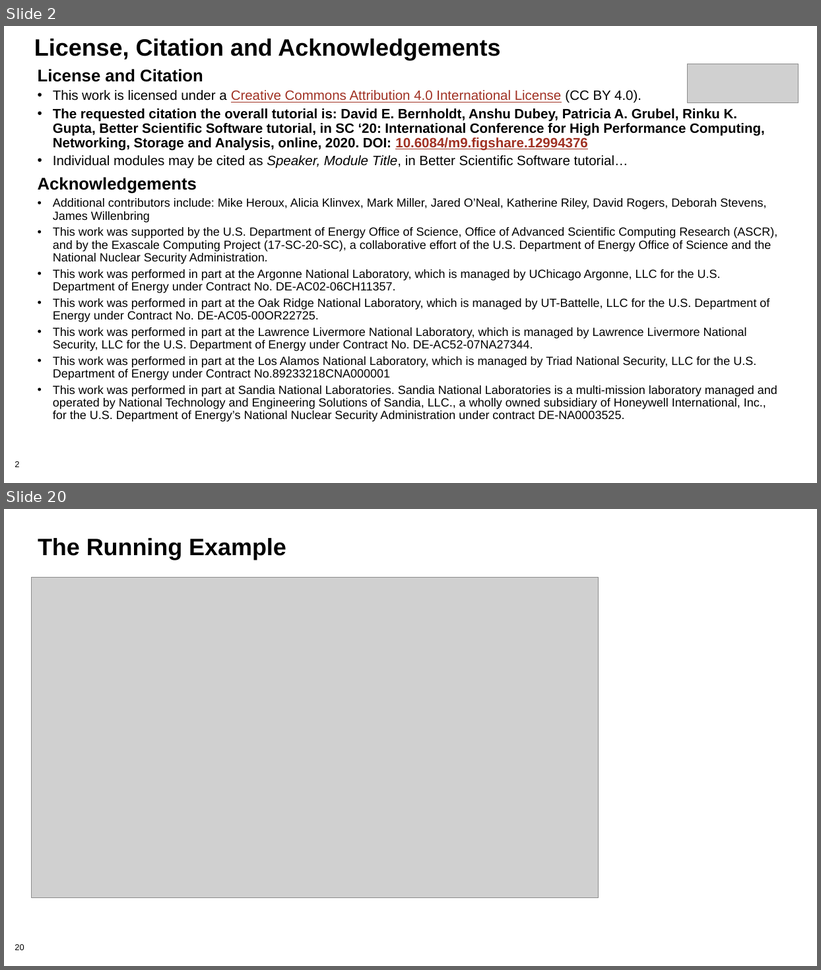
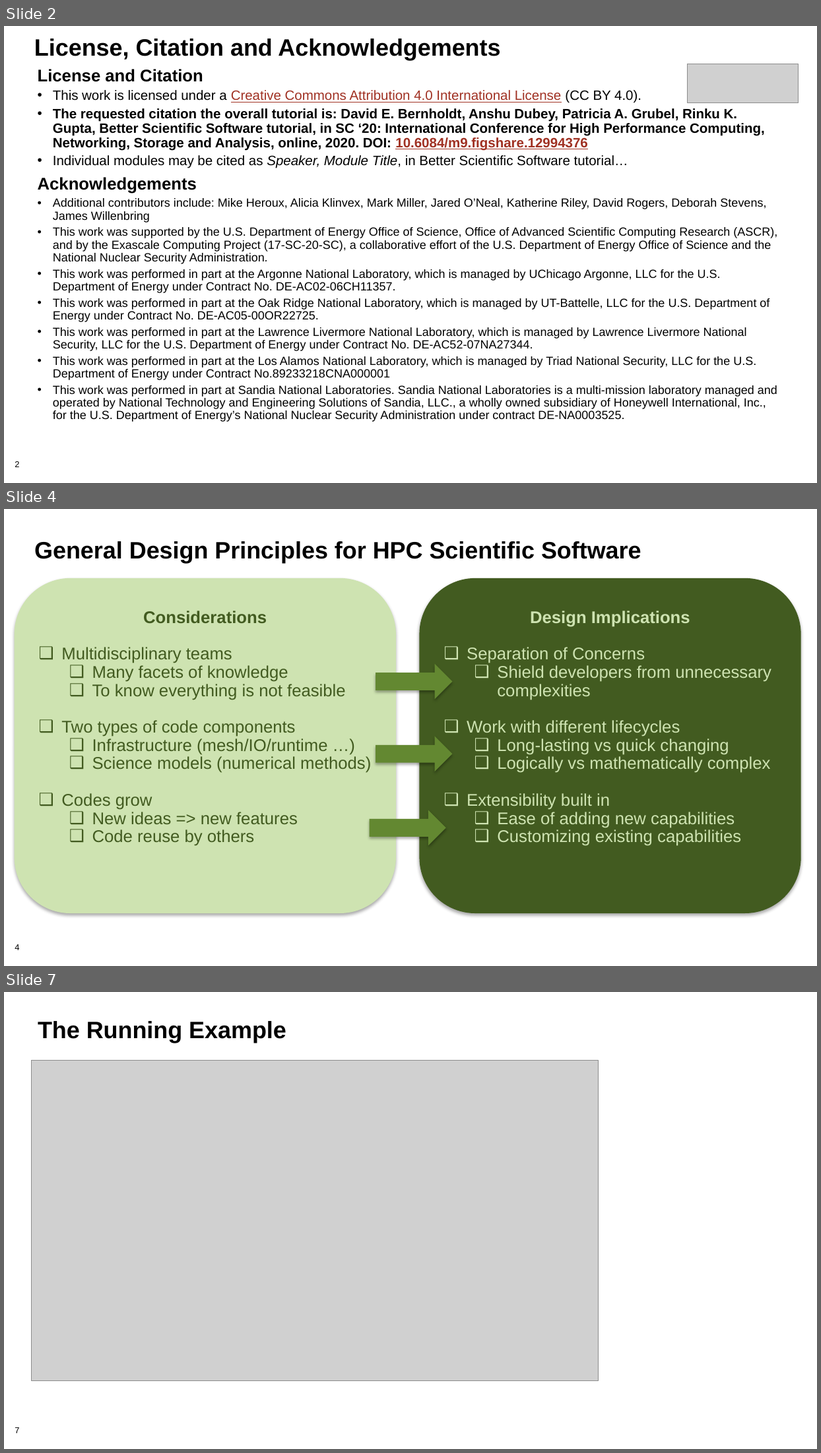
Before and after one commit to bssw-tutorial/presentations, a slide deck: final-presentations/2021-03-25-iss/05-design.pptx. Shown one above the other, each under a label of ours: slides 2 and 20 before the commit, slides 2, 4 and 7 after it; the slides between them are not shown. The pictures are 821x970 and 821x1453 pixels, drawn with LibreOffice and Linux fonts; fonts in the diff are those of the drawing; grey boxes stand for pictures; background and template pictures are left out. Boxes give left, top, right and bottom in pixels: in the first picture for what was removed or moved away, otherwise in the second. Text is boxed around its words. In the diff, an @@ line names an element or a change of style, - is before the commit and + after.

```diff
--- a/final-presentations/2021-03-25-iss/05-design.pptx
+++ b/final-presentations/2021-03-25-iss/05-design.pptx
@@ slide 4 added at [4,509,817,966], background #FFFFFF; not listed: 1 template element that a slide beside it also shows @@
@@ title added at [34,541,642,563], 28 pt, text #000000, bold @@
+General Design Principles for HPC Scientific Software
@@ rounded rectangle added at [15,578,396,914], fill #CEE3B1, 20 pt, text #425B20 @@
+Considerations
+❑ Multidisciplinary teams
+  ❑ Many facets of knowledge
+  ❑ To know everything is not feasible
+❑ Two types of code components
+  ❑ Infrastructure (mesh/IO/runtime …)
+  ❑ Science models (numerical methods)
+❑ Codes grow
+  ❑ New ideas => new features
+  ❑ Code reuse by others
@@ rounded rectangle added at [419,578,801,914], fill #425B20, 20 pt, text #CEE3B1 @@
+Design Implications
+❑ Separation of Concerns
+  ❑ Shield developers from unnecessary complexities
+❑ Work with different lifecycles
+  ❑ Long-lasting vs quick changing
+  ❑ Logically vs mathematically complex
+❑ Extensibility built in
+  ❑ Ease of adding new capabilities
+  ❑ Customizing existing capabilities
@@ right arrow added at [376,664,452,699], fill #638831 @@
@@ right arrow added at [376,737,452,772], fill #638831 @@
@@ right arrow added at [370,811,446,846], fill #638831 @@
@@ what was slide 20 is now slide 7 @@
@@ page number at [15,1428,19,1434]: text changed @@
-20
+7
```
Also in this commit, not shown: 3 slides changed, 6 other slides added, 16 slides removed.
